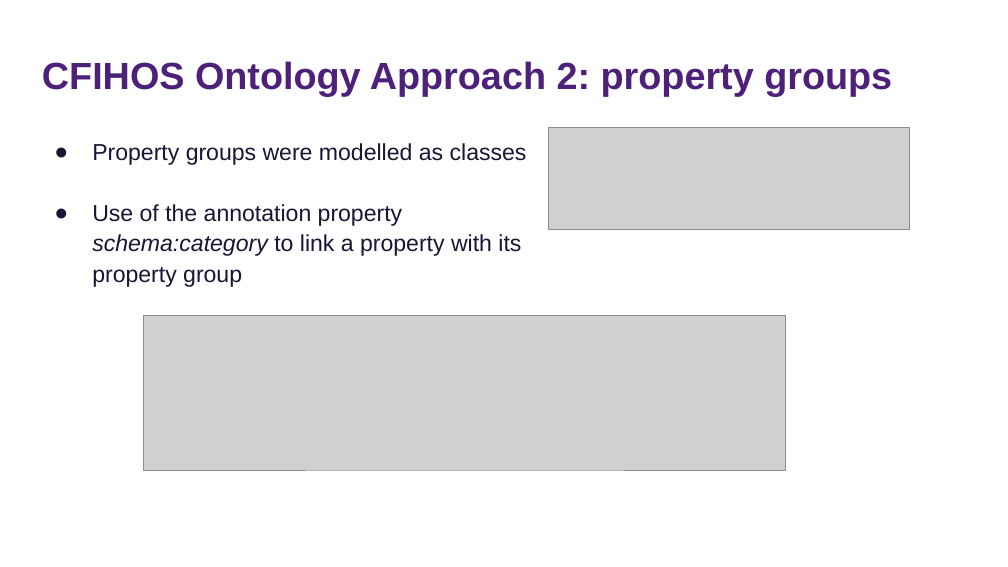
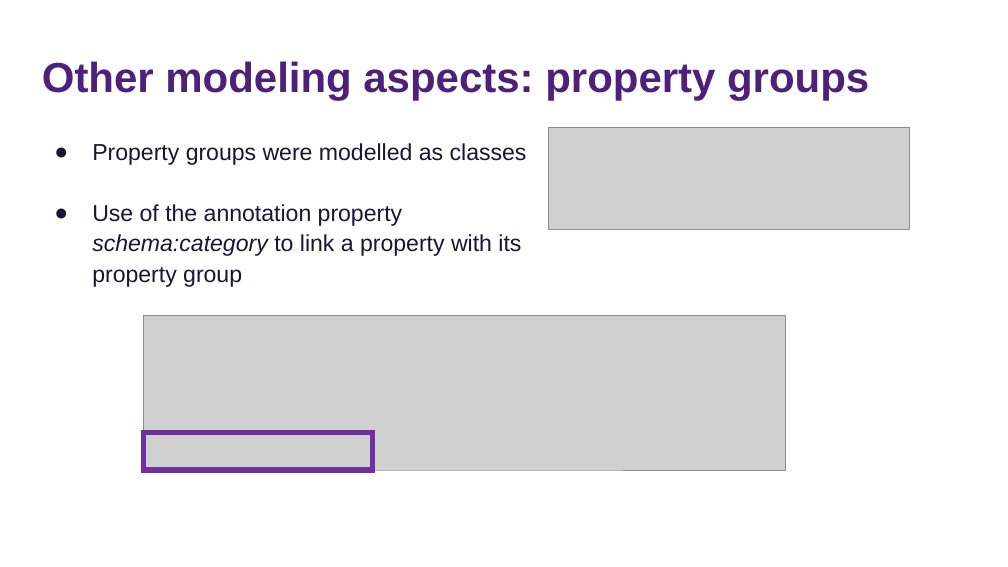
Before and after one commit to tecnomod-um/cfihos, a slide deck: slide 24 of docs/cfihos-ontology.pptx (slide 26 before the commit). Drawn at 1008x567 pixels with LibreOffice and Linux fonts; fonts in the diff are those of the drawing; grey boxes stand for pictures. Boxes give left, top, right and bottom in pixels: in the first picture for what was removed or moved away, otherwise in the second. Text is boxed around its words. In the diff, an @@ line names an element or a change of style, - is before the commit and + after.

```diff
--- a/docs/cfihos-ontology.pptx
+++ b/docs/cfihos-ontology.pptx
@@ title at (42,61,869,101): text changed; size 36 to 40 pt @@
-CFIHOS Ontology Approach 2: property groups
+Other modeling aspects: property groups
@@ rectangle added at (143,433,372,470), outline #7030A0 5 pt @@
```
Also in this commit, not shown: 20 other slides changed, 2 slides added, 5 slides removed, 1 other file.
